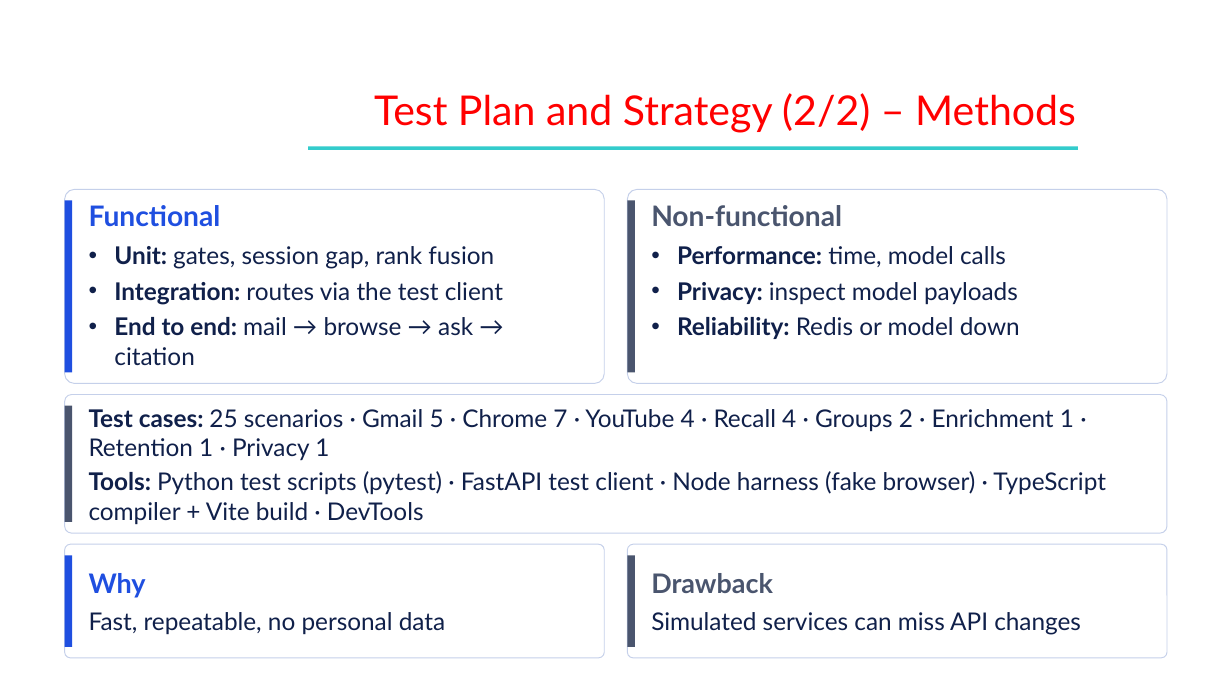
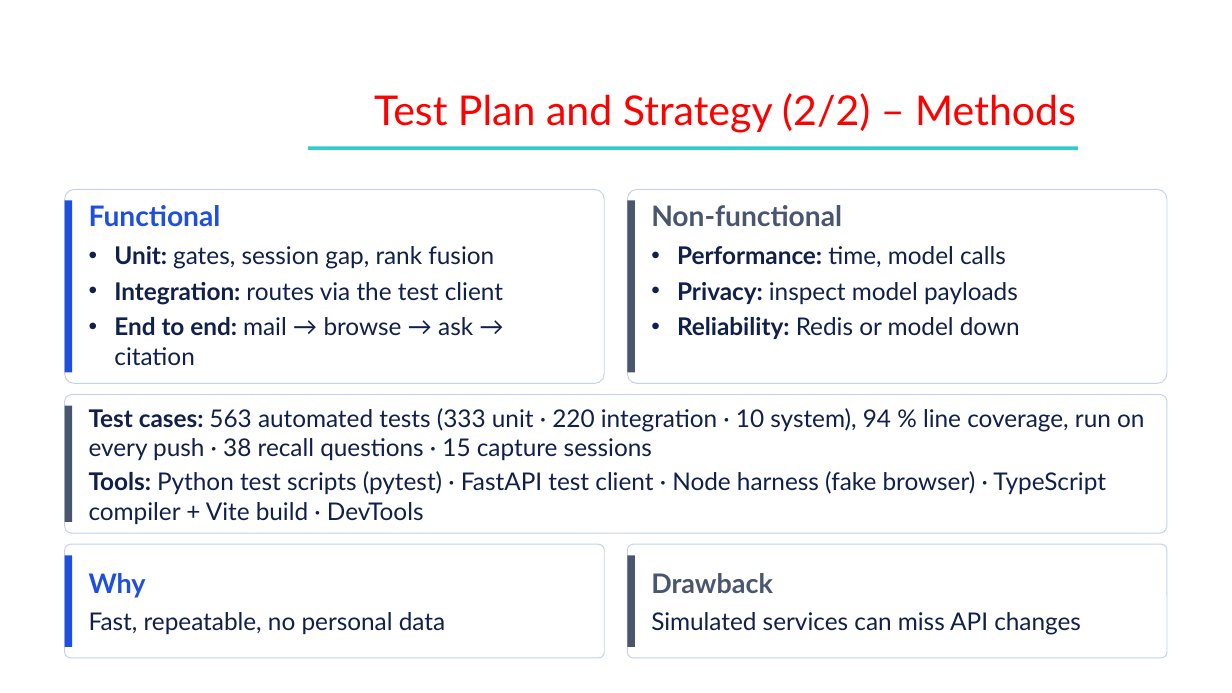
Before and after one commit to Shehzaad-khan/Efficient-Contextualized-History-Orchestrator-E.C.H.O, a slide deck: slide 15 of docs/Phase III/ECHO_Phase3_Review3.pptx. Drawn at 1232x693 pixels with LibreOffice and Linux fonts; fonts in the diff are those of the drawing; background and template pictures are left out. Boxes give left, top, right and bottom in pixels: in the first picture for what was removed or moved away, otherwise in the second. Text is boxed around its words. In the diff, an @@ line names an element or a change of style, - is before the commit and + after.

Commit message:
Update thresholds in tests and documentation; add script for LaTeX to plain text conversion
- Changed KNN threshold from 0.65 to 0.85 in test documentation and unit tests to reflect updated values.
- Introduced a new script `paper_text.py` for converting LaTeX documents to plain text and vice versa, allowing for easier editing of specific sections while preserving the original structure.

```diff
--- a/docs/Phase III/ECHO_Phase3_Review3.pptx
+++ b/docs/Phase III/ECHO_Phase3_Review3.pptx
@@ text at [89,408,1144,461]: text changed @@
-Test cases: 25 scenarios · Gmail 5 · Chrome 7 · YouTube 4 · Recall 4 · Groups 2 · Enrichment 1 · Retention 1 · Privacy 1
+Test cases: 563 automated tests (333 unit · 220 integration · 10 system), 94 % line coverage, run on every push · 38 recall questions · 15 capture sessions
```
Also in this commit, not shown: 10 other slides changed, 13 other files.
